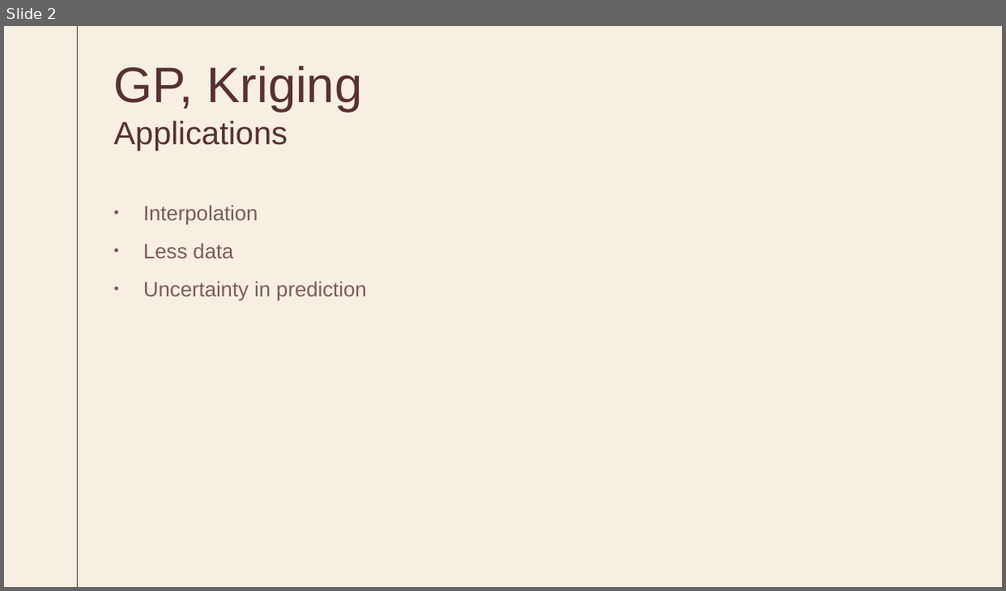
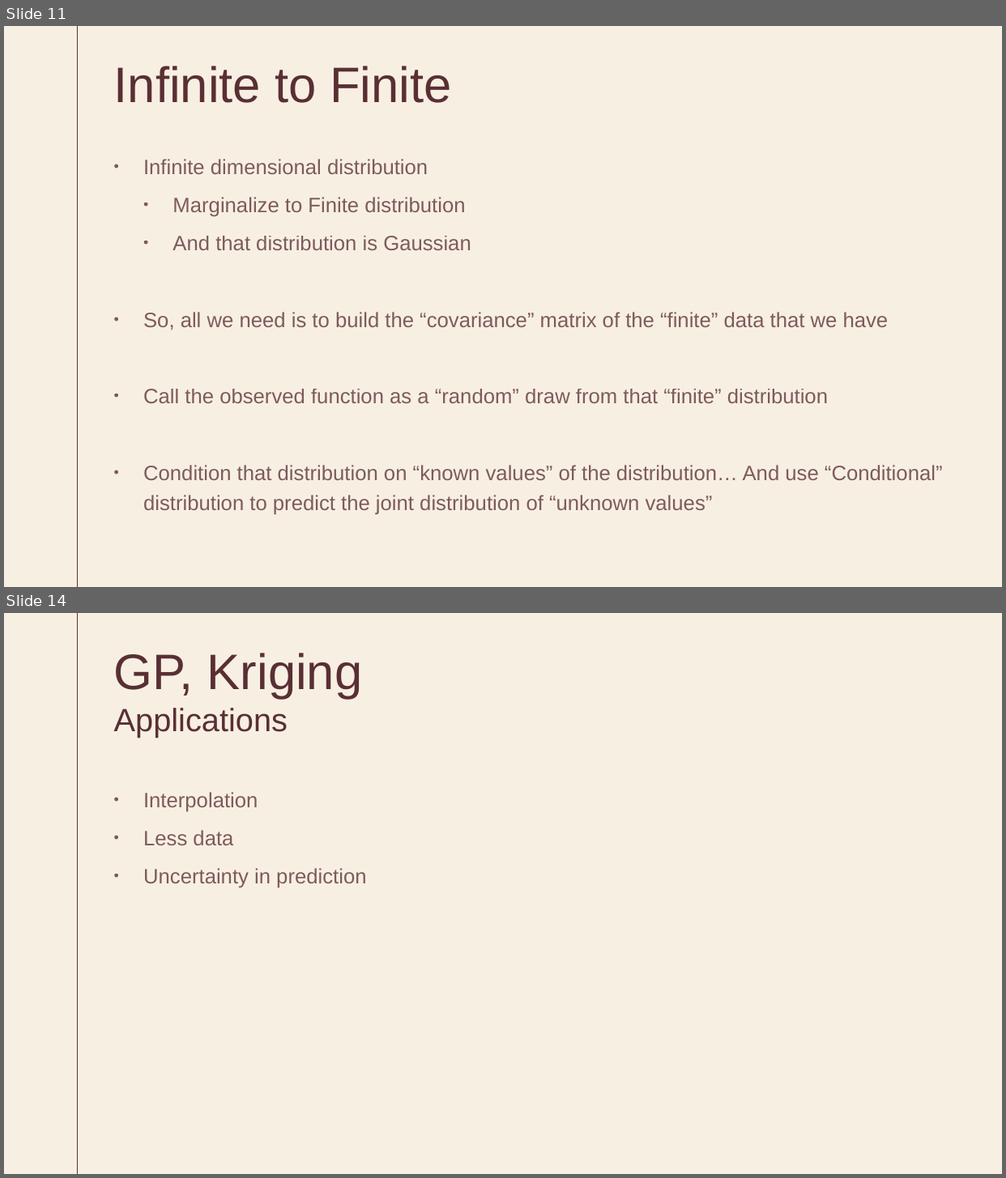
Before and after one commit to SarnathK/gp_tutorial, a slide deck: GP.pptx. Shown one above the other, each under a label of ours: slide 2 before the commit, slides 11 and 14 after it; the slides between them are not shown. The pictures are 1006x591 and 1006x1178 pixels, drawn with LibreOffice and Linux fonts; fonts in the diff are those of the drawing. Boxes give left, top, right and bottom in pixels: in the first picture for what was removed or moved away, otherwise in the second. Text is boxed around its words. In the diff, an @@ line names an element or a change of style, - is before the commit and + after.

```diff
--- a/GP.pptx
+++ b/GP.pptx
@@ slide 11 added at (4, 26, 1002, 587), background #F8EFE3; not listed: 1 template element that a slide beside it also shows @@
@@ title added at (114, 66, 451, 103), 48 pt, text #592F34 @@
+Infinite to Finite
@@ text added at (143, 159, 943, 515), 20 pt, text #592F34 at 77% opacity @@
+• Infinite dimensional distribution
+  • Marginalize to Finite distribution
+  • And that distribution is Gaussian
+• So, all we need is to build the “covariance” matrix of the “finite” data that we have
+• Call the observed function as a “random” draw from that “finite” distribution
+• Condition that distribution on “known values” of the distribution… And use “Conditional” distribution to predict the joint distribution of “unknown values”
@@ what was slide 2 is now slide 14 @@
```
Also in this commit, not shown: 3 slides changed, 10 other slides added, 4 slides removed, 1 other file.
